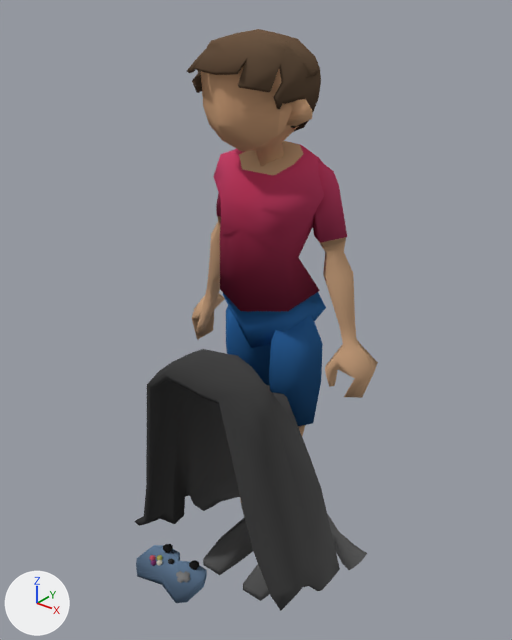
Renders of the Blender file assets/modeling/joaquim.blend from each side of a commit.
Rendered twice from a camera (50 mm lens) standing at (0.856, -1.105, 1.348) and looking at (0.017, -0.056, 0.698). The axes (+X, +Y, +Z) are drawn at lower left. The lights are the same throughout.

The first picture shows 'blanket', 'controller', 'joaquim'.
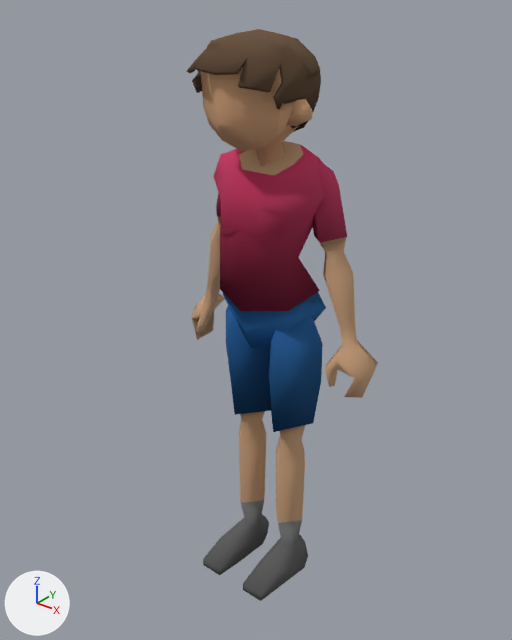
Where the newer file only moved an object's origin or applied its transform, the numbers keep the older frame.

Pixel boxes [x1, y1, x2, y2] of what changed, in the pictures (512 x 640 px):
'blanket', hidden (black)
    before: [135, 349, 367, 611]
'controller', hidden (blue)
    before: [136, 544, 207, 603]

The change, as a list of edits to the scene's bpy script:
```text
Change ob_blanket:
    add ob_blanket.hide_set(True)
Change ob_controller:
    add ob_controller.hide_set(True)
```
